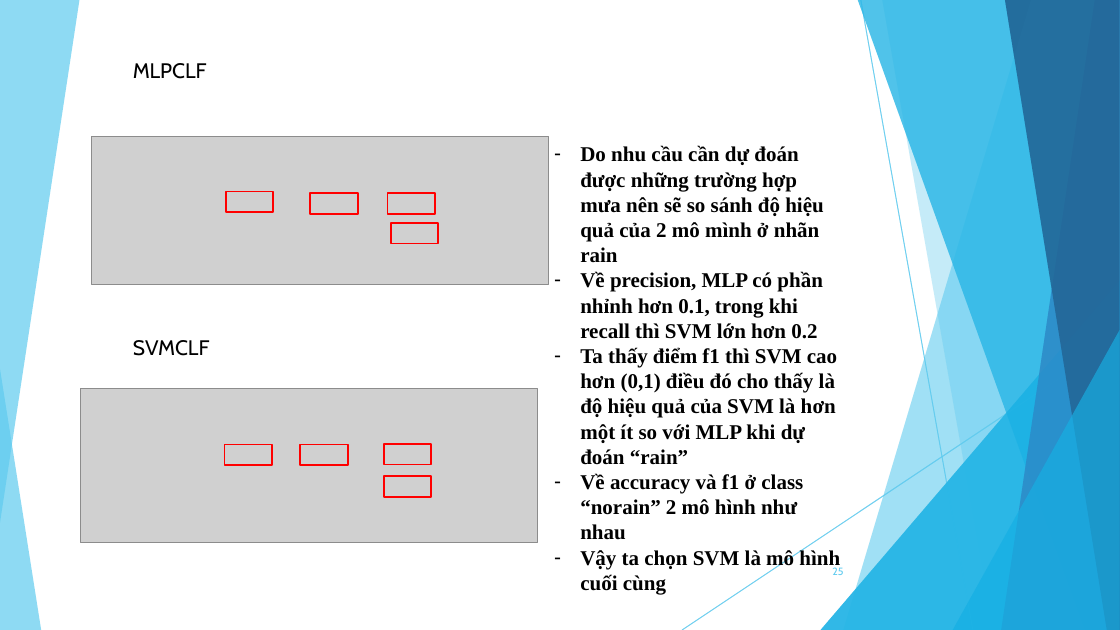
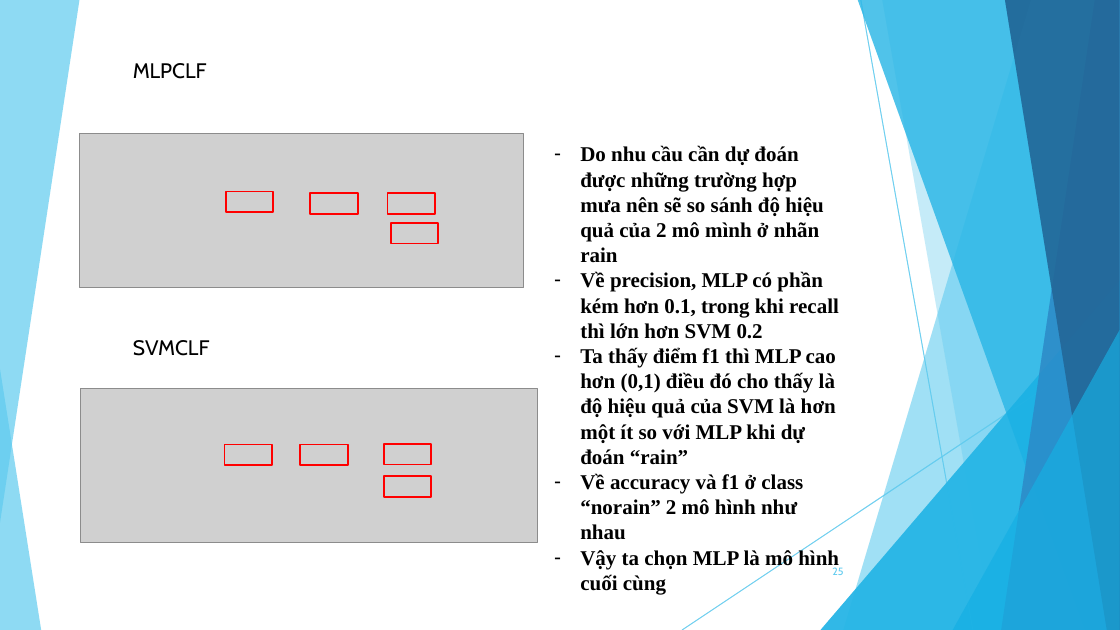
Before and after one commit to NguyenVTai/Datascience_2016-2, a slide deck: slide 25 of report/BÁO CÁO ĐỒ ÁN CUỐI KỲ.pptx. Drawn at 1120x630 pixels with LibreOffice and Linux fonts; fonts in the diff are those of the drawing; grey boxes stand for pictures. Boxes give left, top, right and bottom in pixels: in the first picture for what was removed or moved away, otherwise in the second. Text is boxed around its words. In the diff, an @@ line names an element or a change of style, - is before the commit and + after.

```diff
--- a/report/BÁO CÁO ĐỒ ÁN CUỐI KỲ.pptx
+++ b/report/BÁO CÁO ĐỒ ÁN CUỐI KỲ.pptx
@@ picture: place and size @@
-picture at (92,136,549,285)
+picture at (79,134,523,288)
@@ text at (580,271,839,465): text changed @@
-– Về precision, MLP có phần nhỉnh hơn 0.1, trong khi recall thì SVM lớn hơn 0.2
-– Ta thấy điểm f1 thì SVM cao hơn (0,1) điều đó cho thấy là độ hiệu quả của SVM là hơn một ít so với MLP khi dự đoán “rain”
+– Về precision, MLP có phần kém hơn 0.1, trong khi recall thì lớn hơn SVM 0.2
+– Ta thấy điểm f1 thì MLP cao hơn (0,1) điều đó cho thấy là độ hiệu quả của SVM là hơn một ít so với MLP khi dự đoán “rain”
@@ text at (580,548,839,595): text changed @@
-– Vậy ta chọn SVM là mô hình cuối cùng
+– Vậy ta chọn MLP là mô hình cuối cùng
```
Also in this commit, not shown: 6 other slides changed.
